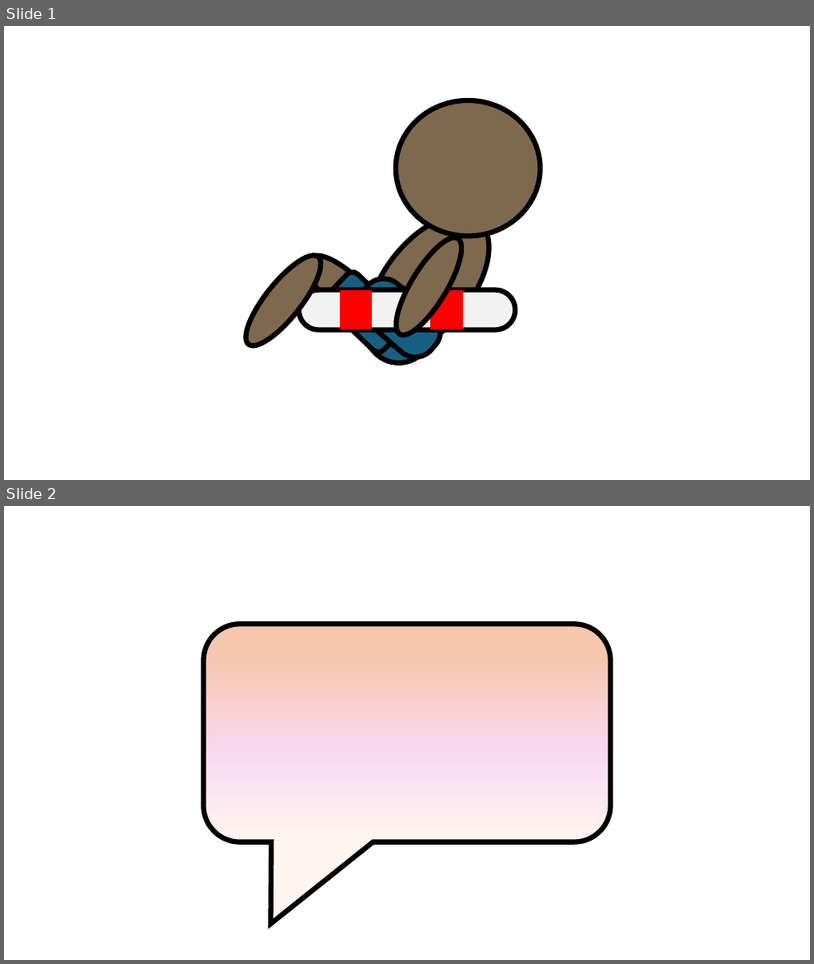
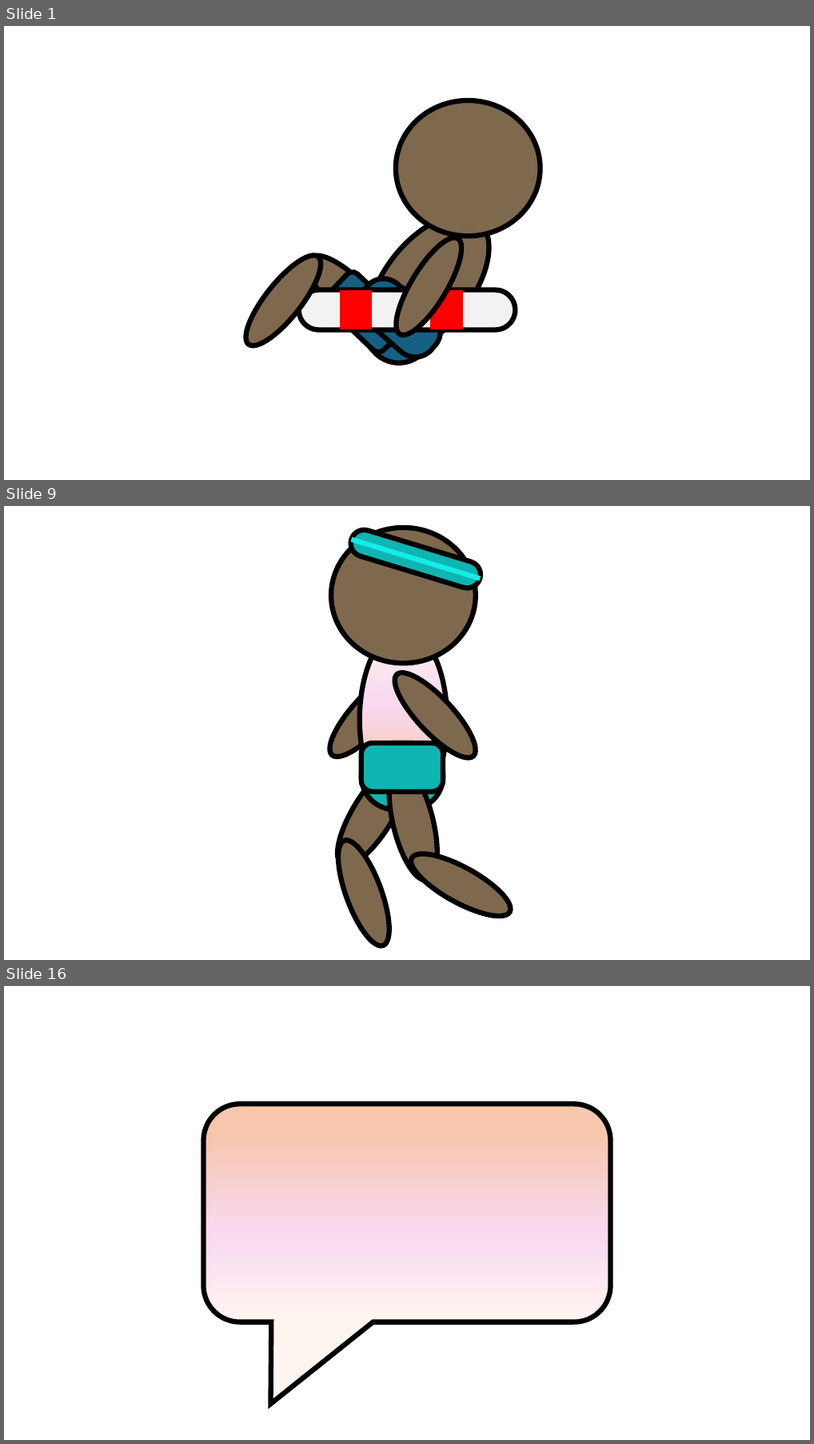
Before and after one commit to drmbiomechanics/Wavemakers, a slide deck: misc/swimmer_powerpoint.pptx. Shown one above the other, each under a label of ours: slides 1 and 2 before the commit, slides 1, 9 and 16 after it; the slides between them are not shown. The pictures are 814x964 and 814x1444 pixels, drawn with LibreOffice and Linux fonts; fonts in the diff are those of the drawing. Boxes give left, top, right and bottom in pixels: in the first picture for what was removed or moved away, otherwise in the second. Text is boxed around its words. In the diff, an @@ line names an element or a change of style, - is before the commit and + after.

```diff
--- a/misc/swimmer_powerpoint.pptx
+++ b/misc/swimmer_powerpoint.pptx
@@ slide 9 added at box(4, 506, 810, 960), background #FFFFFF @@
@@ ellipse added at box(331, 528, 476, 664), fill #7E694E, outline #000000 6 pt @@
@@ rounded rectangle added at box(348, 526, 484, 591), fill #0FB5B1, outline #000000 6 pt @@
@@ line added from (352, 540) to (480, 579), #15EBE6 6 pt @@
@@ ellipse added at box(360, 629, 447, 810), fill gradient #FEF5F0 to #F9D9F0 to #F6C6AD, outline #000000 6 pt @@
@@ ellipse added at box(319, 660, 421, 767), fill #7E694E, outline #000000 6 pt @@
@@ ellipse added at box(384, 662, 486, 768), fill #7E694E, outline #000000 6 pt @@
@@ rounded rectangle added at box(362, 743, 443, 810), fill #0FB5B1, outline #000000 6 pt @@
@@ rounded rectangle added at box(362, 743, 443, 792), fill #0FB5B1, outline #000000 6 pt @@
@@ ellipse added at box(325, 753, 421, 874), fill #7E694E, outline #000000 6 pt @@
@@ ellipse added at box(380, 760, 447, 884), fill #7E694E, outline #000000 6 pt @@
@@ ellipse added at box(328, 834, 400, 952), fill #7E694E, outline #000000 6 pt @@
@@ ellipse added at box(404, 842, 519, 927), fill #7E694E, outline #000000 6 pt @@
@@ what was slide 2 is now slide 16 @@
```
Also in this commit, not shown: 22 other slides added, 50 other files.
